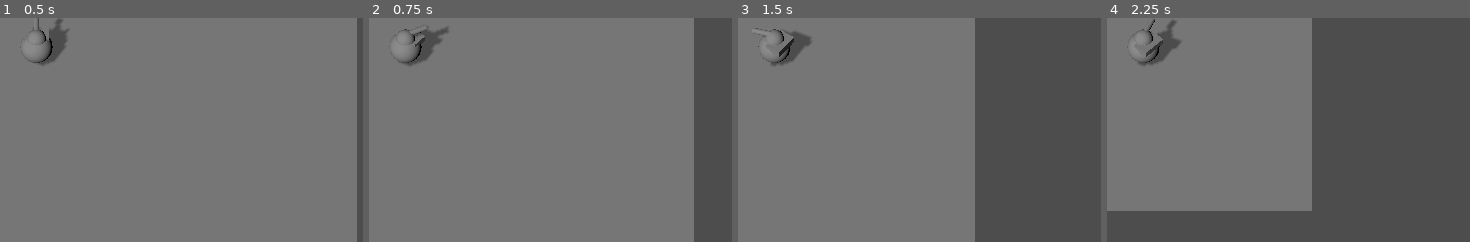
Above: before the commit, frames 1-4 (left to right).
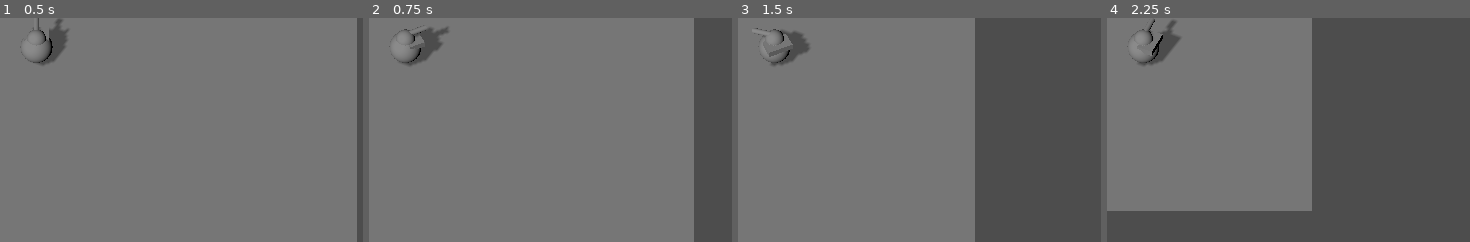
Above: after the commit, the same moments.

Repository: runeteamop/Teamop-Godot-Game
Game: Godot game, scene res://test scenes/runes test.tscn
Two runs of this game, one before a commit and one after it. Both use one fixed random seed, a clock stepped at 60 frames per second and the inputs below. The project has no main scene, so this scene is started directly.
Inputs (mouse positions are % of the whole screen's width and height, from its top left):
- Up to frame 1 (0.5 s): no input
- Up to frame 2 (0.75 s): tap Enter (ui_accept) at 0.5 s; move the mouse to (79, 45) at 0.52 s; hold D (Right, bound only before the commit) from 0.53 s (still down)
- Up to frame 3 (1.5 s): tap Enter (ui_accept) at 0.77 s; move the mouse to (33, 55) at 1.27 s; release D (Right, bound only before the commit) at 1.28 s; hold S (Down, bound only before the commit) from 1.28 s (still down)
- Up to frame 4 (2.25 s): tap Enter (ui_accept) at 1.52 s; move the mouse to (66, 28) at 2.02 s; release S (Down, bound only before the commit) at 2.03 s; hold D (Right, bound only before the commit) from 2.03 s (still down)
The pictures show only the part of the screen within x 50-100%, y 49-99%; the shares and areas given below are measured in that part.

Frame 1 is identical in both runs. In frame 2, 0.1% of the frame differs, in the area x 5-21%, y 3-16%; in frame 3, 0.3%, in the area x 5-21%, y 5-18%; in frame 4, 0.2%.

Commit message:
changed input map names

Diff:
--- a/team-op-game/project.godot
+++ b/team-op-game/project.godot
@@ -16,24 +16,29 @@
 
 [input]
 
-Left={
+"Move Left"={
 "deadzone": 0.2,
 "events": [Object(InputEventKey,"resource_local_to_scene":false,"resource_name":"","device":-1,"window_id":0,"alt_press …(191 unchanged characters)…
 ]
 }
-Right={
+"Move Right"={
 "deadzone": 0.2,
 "events": [Object(InputEventKey,"resource_local_to_scene":false,"resource_name":"","device":-1,"window_id":0,"alt_press …(192 unchanged characters)…
 ]
 }
-Up={
+"Move Up"={
 "deadzone": 0.2,
 "events": [Object(InputEventKey,"resource_local_to_scene":false,"resource_name":"","device":-1,"window_id":0,"alt_press …(192 unchanged characters)…
 ]
 }
-Down={
+"Move Down"={
 "deadzone": 0.2,
 "events": [Object(InputEventKey,"resource_local_to_scene":false,"resource_name":"","device":-1,"window_id":0,"alt_press …(192 unchanged characters)…
+]
+}
+Shoot={
+"deadzone": 0.2,
+"events": [Object(InputEventMouseButton,"resource_local_to_scene":false,"resource_name":"","device":-1,"window_id":0,"alt_pressed":false,"shift_pressed":false,"ctrl_pressed":false,"meta_pressed":false,"button_mask":0,"position":Vector2(0, 0),"global_position":Vector2(0, 0),"factor":1.0,"button_index":2,"canceled":false,"pressed":false,"double_click":false,"script":null)
 ]
 }
 
--- a/team-op-game/scenes/player.gd
+++ b/team-op-game/scenes/player.gd
@@ -9,7 +9,7 @@
 @onready var body = $Body
 
 func _physics_process(delta: float) -> void:
-	var input_dir:= Input.get_vector("Left", "Right", "Up", "Down")
+	var input_dir:= Input.get_vector("Move Left", "Move Right", "Move Up", "Move Down")
 	var direction: Vector3 = (transform.basis * Vector3(input_dir.x, 0, input_dir.y)).normalized()
 	if direction:
 		velocity.x = direction.x * SPEED
@@ -20,7 +20,7 @@
 
 	if velocity.length() > 0:
 		var facing_dir = atan2(-velocity.x, -velocity.z)
-		body.rotation.y = lerp_angle(body.rotation.y, facing_dir, 0.05)
+		body.rotation.y = lerp_angle(body.rotation.y, facing_dir, 0.1)
 
 	move_and_slide()
 
Not shown: 1 places in team-op-game/test scenes/runes test.tscn that only renumber resources
